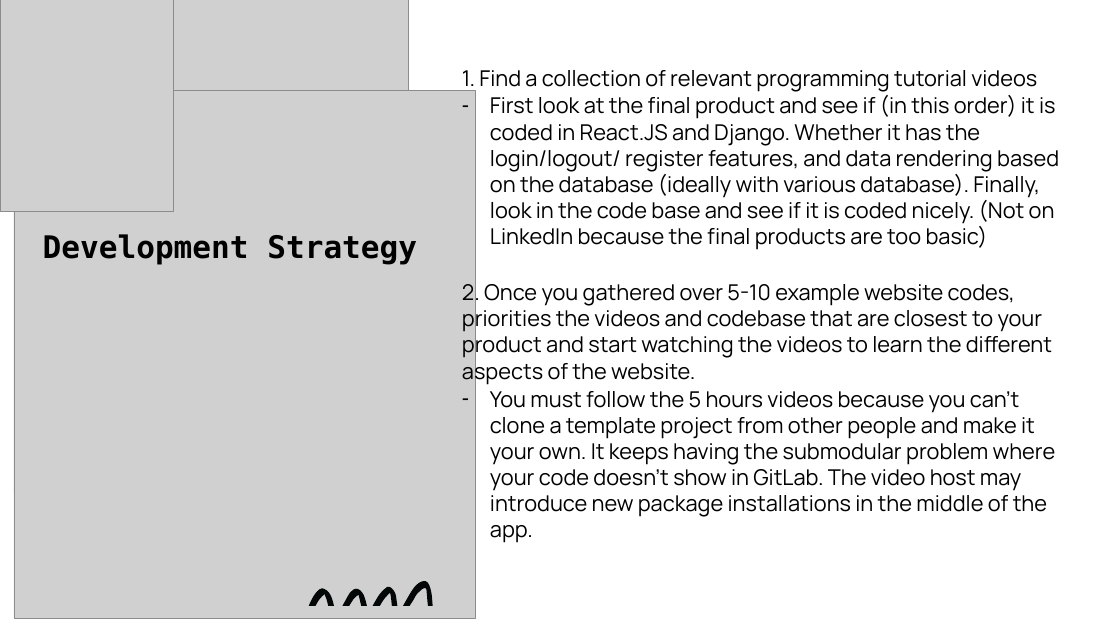
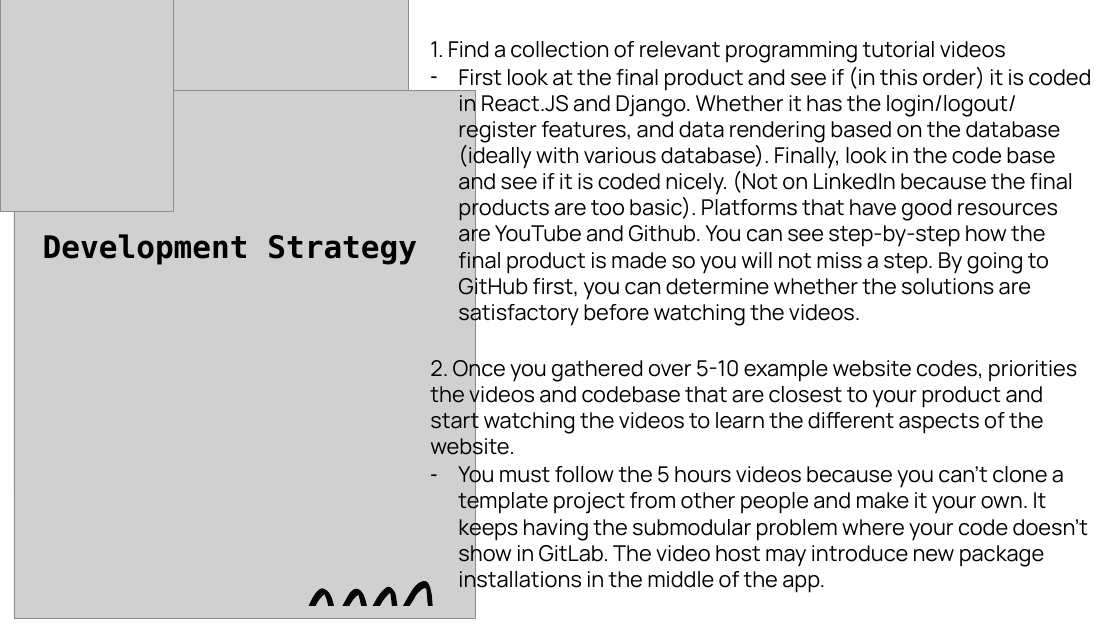
Before and after one commit to andrewwu531/final_year_dissertation, a slide deck: slide 7 of Documentations/Supervisor Meeting PowerPoints/8._Supervisor_Meeting_8Jan21.pptx (slide 6 before the commit). Drawn at 1120x630 pixels with LibreOffice and Linux fonts; fonts in the diff are those of the drawing; grey boxes stand for pictures. Boxes give left, top, right and bottom in pixels: in the first picture for what was removed or moved away, otherwise in the second. Text is boxed around its words. In the diff, an @@ line names an element or a change of style, - is before the commit and + after.

```diff
--- a/Documentations/Supervisor Meeting PowerPoints/8._Supervisor_Meeting_8Jan21.pptx
+++ b/Documentations/Supervisor Meeting PowerPoints/8._Supervisor_Meeting_8Jan21.pptx
@@ text "1. Find a collection of ...": place and size @@
-text "1. Find a collection of ..." at (462, 70, 1059, 543)
+text "1. Find a collection of ..." at (430, 41, 1091, 593)
@@ text at (458, 67, 1091, 326): text changed @@
-– First look at the final product and see if (in this order) it is coded in React.JS and Django. Whether it has the login/logout/ register features, and data rendering based on the database (ideally with various database). Finally, look in the code base and see if it is coded nicely. (Not on LinkedIn because the final products are too basic)
+– First look at the final product and see if (in this order) it is coded in React.JS and Django. Whether it has the login/logout/ register features, and data rendering based on the database (ideally with various database). Finally, look in the code base and see if it is coded nicely. (Not on LinkedIn because the final products are too basic). Platforms that have good resources are YouTube and Github. You can see step-by-step how the final product is made so you will not miss a step. By going to GitHub first, you can determine whether the solutions are satisfactory before watching the videos.
```
Also in this commit, not shown: 3 other slides changed, 2 slides added, 1 slide removed, 39 other files.
